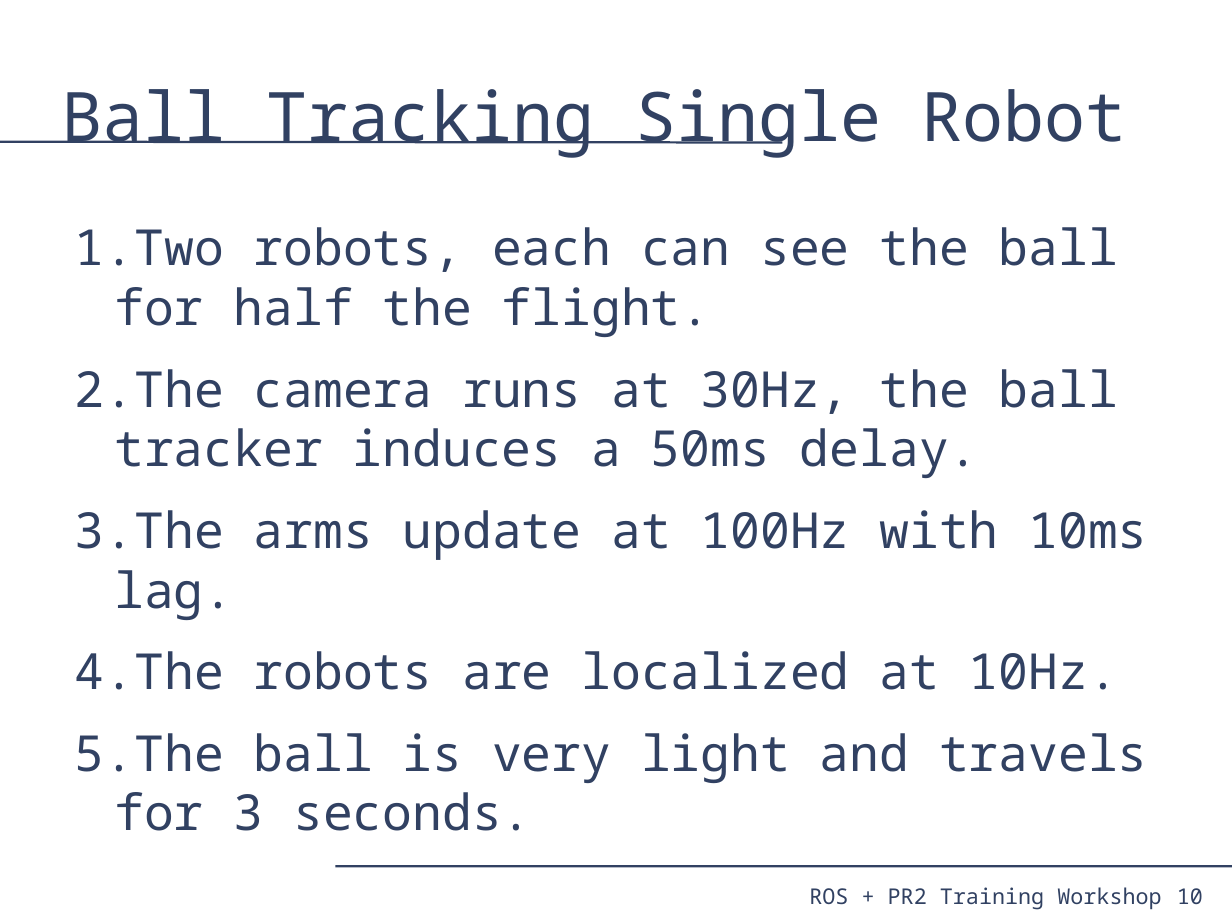
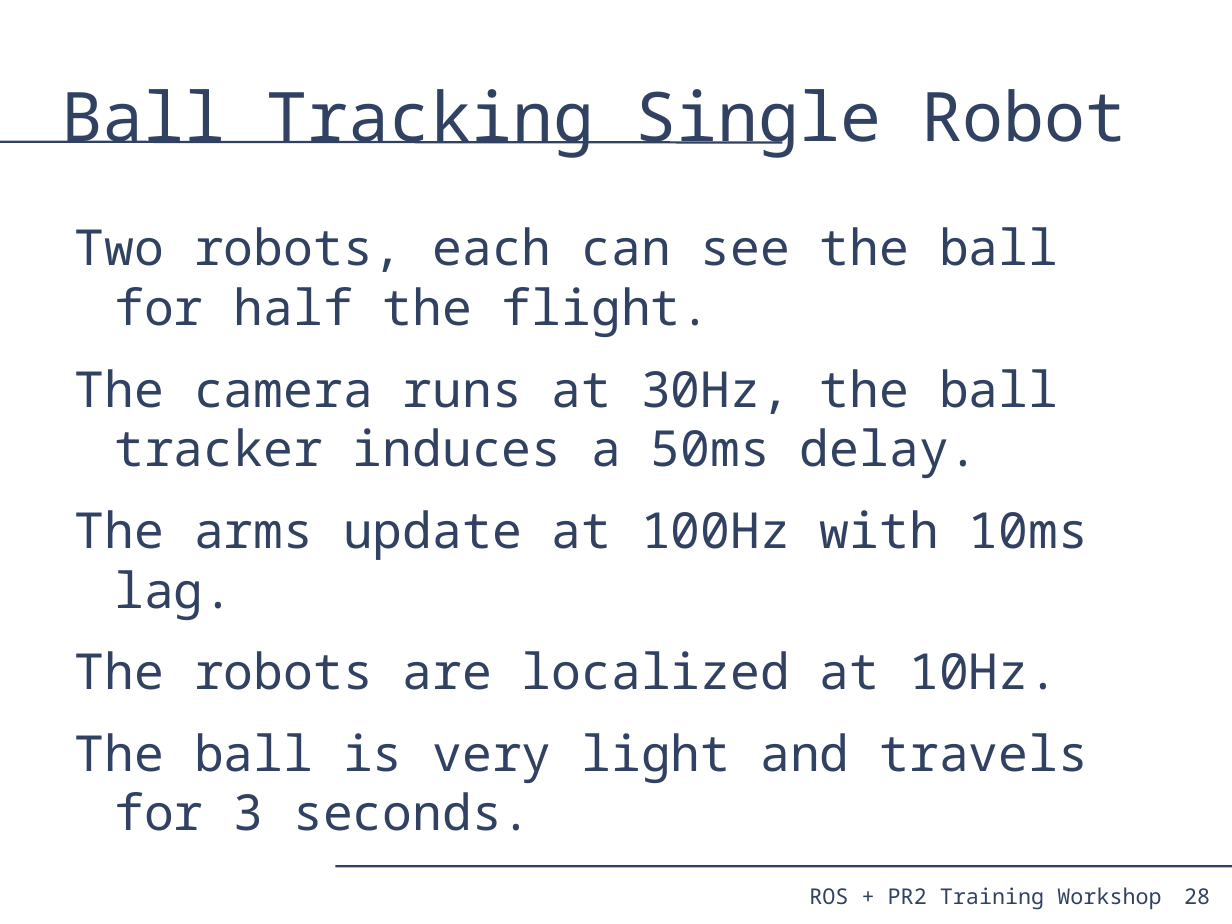
Before and after one commit to PR2/pr2_docs, a slide deck: slide 28 of pr2_training_workshop/tf/tf_training.odp (slide 10 before the commit). Drawn at 1232x924 pixels with LibreOffice and Linux fonts; fonts in the diff are those of the drawing. Boxes give left, top, right and bottom in pixels: in the first picture for what was removed or moved away, otherwise in the second. Text is boxed around its words. In the diff, an @@ line names an element or a change of style, - is before the commit and + after.

```diff
--- a/pr2_training_workshop/tf/tf_training.odp
+++ b/pr2_training_workshop/tf/tf_training.odp
@@ text "Two robots, each can see ..." at box(75, 227, 1088, 831): bullet 1. to none @@
@@ page number removed at box(1177, 888, 1203, 904) @@
-10
@@ page number added at box(1184, 888, 1210, 905), 14 pt, text #314162 @@
+28
```
Also in this commit, not shown: 20 other slides changed, 7 slides added.
